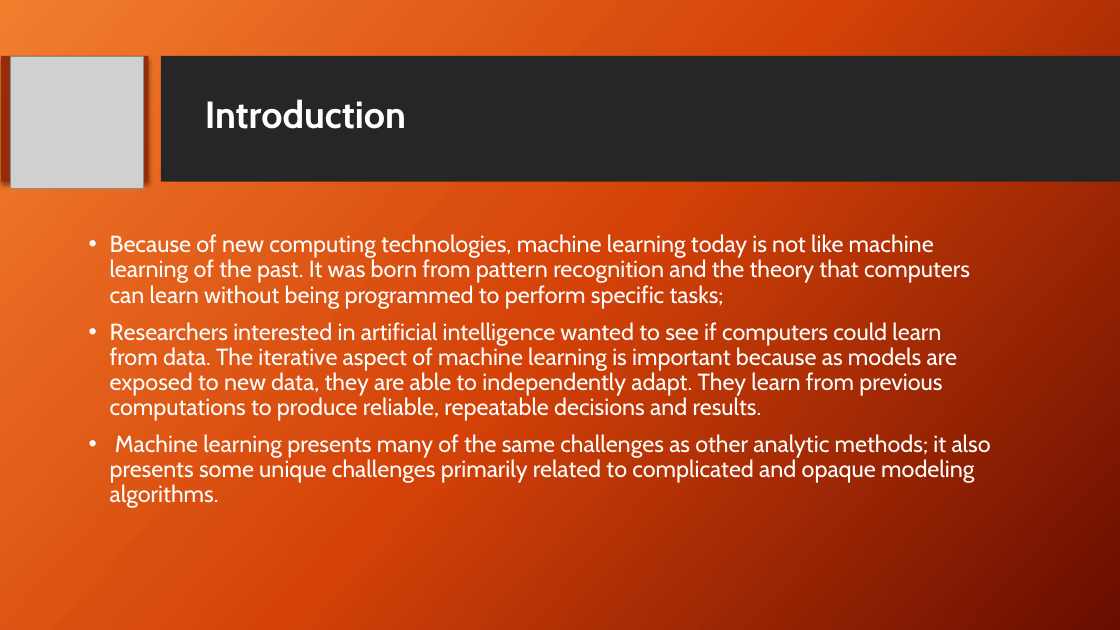
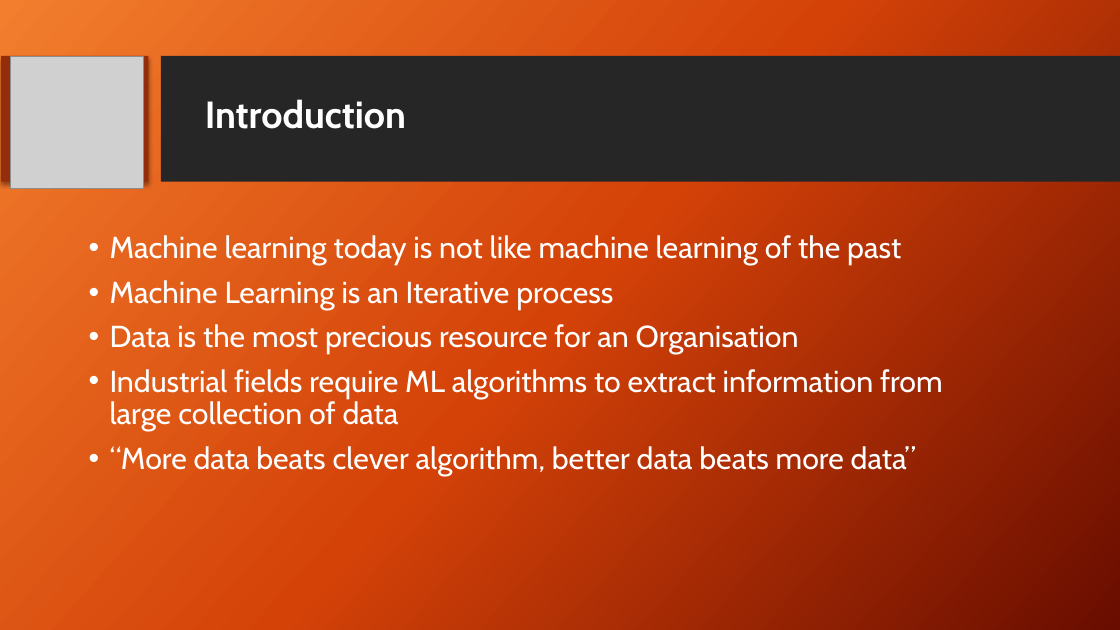
Before and after one commit to ItProject1920/data-science-project, a slide deck: slide 2 of Project Review FINAL.pptx. Drawn at 1120x630 pixels with LibreOffice and Linux fonts; fonts in the diff are those of the drawing; grey boxes stand for pictures; background and template pictures are left out. Boxes give left, top, right and bottom in pixels: in the first picture for what was removed or moved away, otherwise in the second. Text is boxed around its words. In the diff, an @@ line names an element or a change of style, - is before the commit and + after.

```diff
--- a/Project Review FINAL.pptx
+++ b/Project Review FINAL.pptx
@@ text at [110,235,943,476]: text changed; size 20 to 26 pt @@
-• Because of new computing technologies, machine learning today is not like machine learning of the past. It was born from pattern recognition and the theory that computers can learn without being programmed to perform specific tasks;
-• Researchers interested in artificial intelligence wanted to see if computers could learn from data. The iterative aspect of machine learning is important because as models are exposed to new data, they are able to independently adapt. They learn from previous computations to produce reliable, repeatable decisions and results.
-• Machine learning presents many of the same challenges as other analytic methods; it also presents some unique challenges primarily related to complicated and opaque modeling algorithms.
+• Machine learning today is not like machine learning of the past
+• Machine Learning is an Iterative process
+• Data is the most precious resource for an Organisation
+• Industrial fields require ML algorithms to extract information from large collection of data
+• “More data beats clever algorithm, better data beats more data”
```
Also in this commit, not shown: 10 other slides changed, 2 slides added, 1 slide removed.
